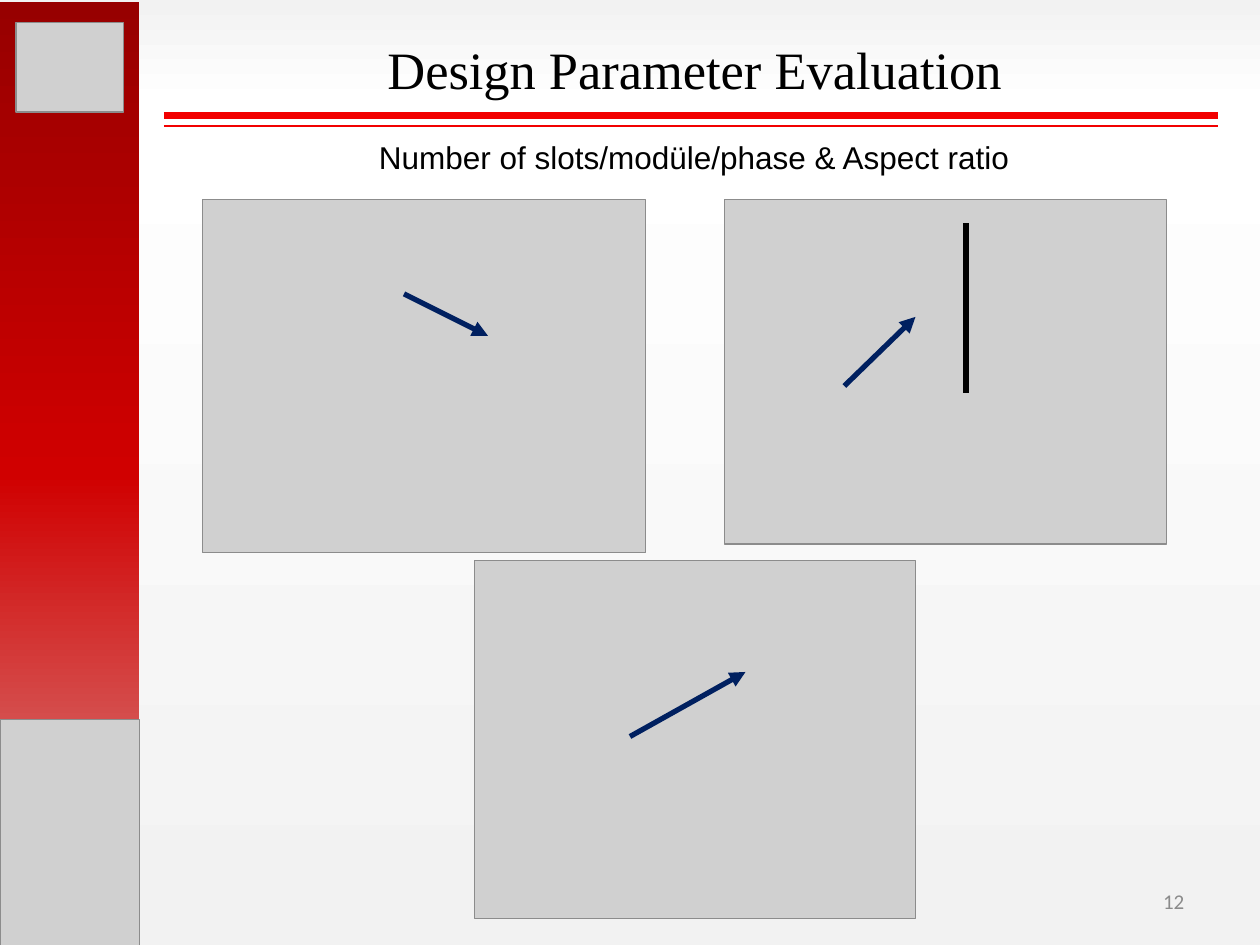
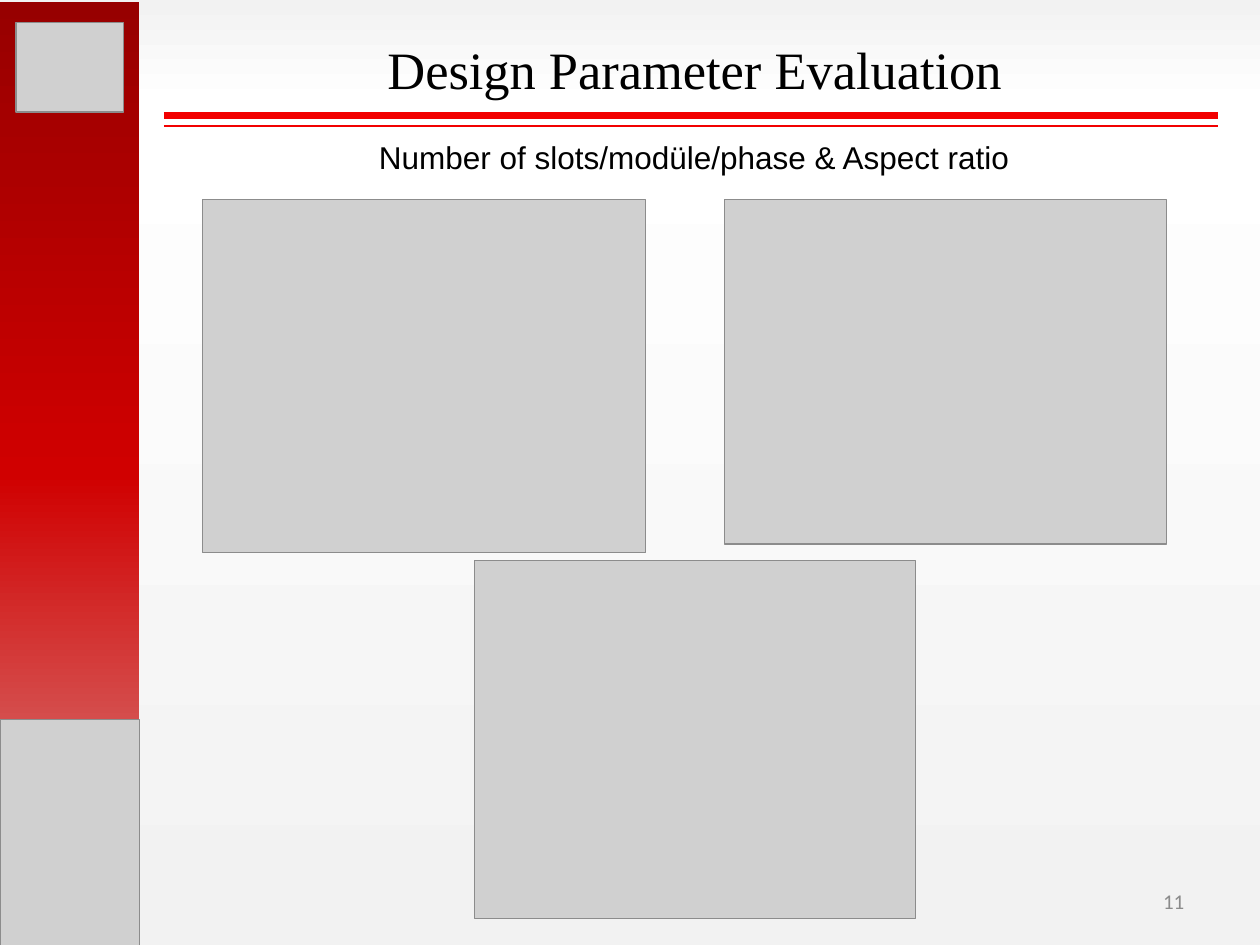
Before and after one commit to hakanpolat/IMMD, a slide deck: slide 11 of Paper/PEMD 2018/Presentation/PEMD2018_OralPres_Mesut_Uğur.pptx (slide 12 before the commit). Drawn at 1260x945 pixels with LibreOffice and Linux fonts; fonts in the diff are those of the drawing; grey boxes stand for pictures. Boxes give left, top, right and bottom in pixels: in the first picture for what was removed or moved away, otherwise in the second. Text is boxed around its words. In the diff, an @@ line names an element or a change of style, - is before the commit and + after.

```diff
--- a/Paper/PEMD 2018/Presentation/PEMD2018_OralPres_Mesut_Uğur.pptx
+++ b/Paper/PEMD 2018/Presentation/PEMD2018_OralPres_Mesut_Uğur.pptx
@@ line removed from (966, 223) to (966, 393) @@
@@ arrow removed from (404, 294) to (488, 336) @@
@@ arrow removed from (844, 386) to (916, 318) @@
@@ arrow removed from (630, 737) to (746, 672) @@
@@ page number at (1163,895,1184,909): text changed @@
-12
+11
```
Also in this commit, not shown: 8 other slides changed, 1 slide removed.
